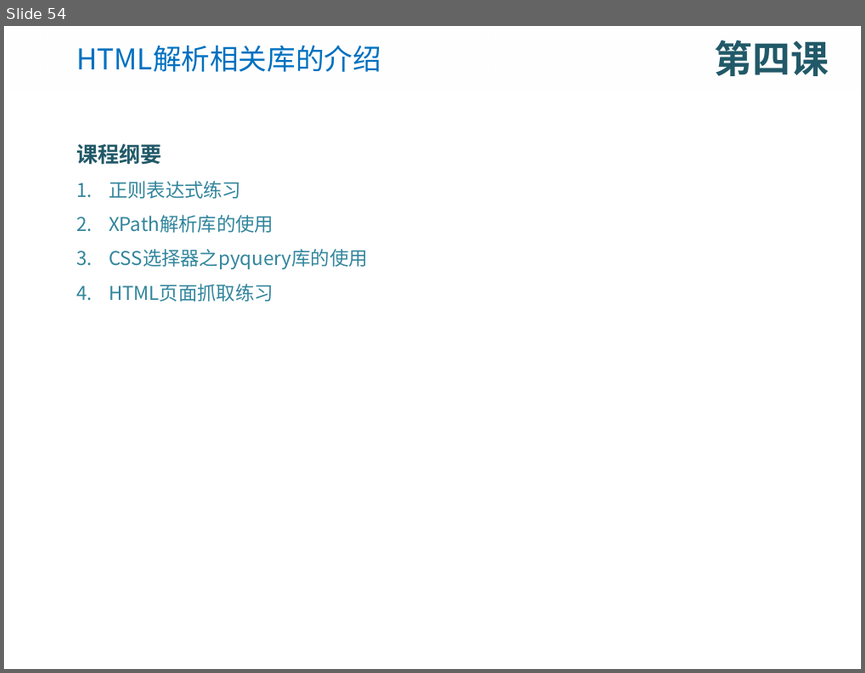
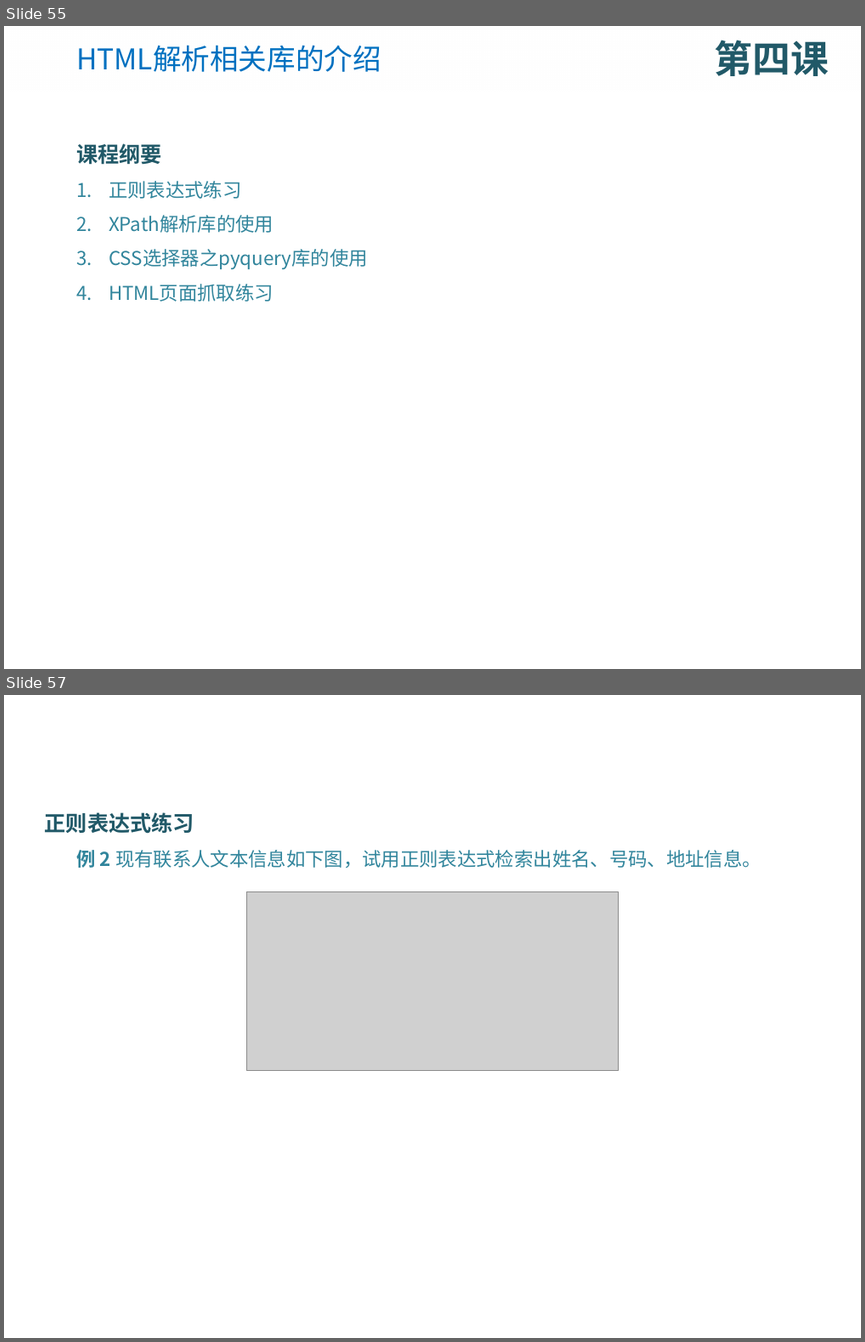
Before and after one commit to DataScienceCoding/Python-Web-Crawler, a slide deck: Python-Web-Crawler.pptx. Shown one above the other, each under a label of ours: slide 54 before the commit, slides 55 and 57 after it; the slides between them are not shown. The pictures are 865x673 and 865x1342 pixels, drawn with LibreOffice and Linux fonts; fonts in the diff are those of the drawing; grey boxes stand for pictures; background and template pictures are left out. Boxes give left, top, right and bottom in pixels: in the first picture for what was removed or moved away, otherwise in the second. Text is boxed around its words. In the diff, an @@ line names an element or a change of style, - is before the commit and + after.

```diff
--- a/Python-Web-Crawler.pptx
+++ b/Python-Web-Crawler.pptx
@@ slide 57 added at bbox=[4, 695, 861, 1338], background picture (left out) @@
@@ text added at bbox=[45, 812, 761, 868], 16 pt, text #31859C @@
+正则表达式练习
+例 2 现有联系人文本信息如下图，试用正则表达式检索出姓名、号码、地址信息。
@@ picture added at bbox=[246, 892, 618, 1071] @@
@@ what was slide 54 is now slide 55 @@
```
Also in this commit, not shown: 4 slides changed, 15 other slides added, 8 other files.
